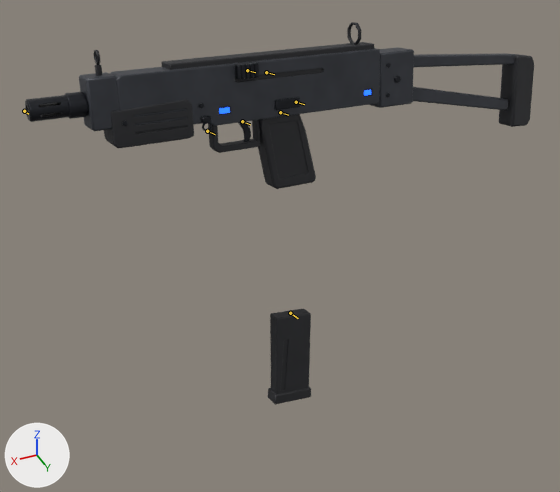
One commit to the Blender file art-source/weapons/Stinger.blend: the scene before it, then after it.
Camera for both pictures: a 50 mm lens placed at (1.42, 3.09, 1.63), pointed at (0.06, 0.13, -0.49). Every picture has the same lights, and +X, +Y and +Z are marked at lower left. The picture after the commit comes second. Both versions are drawn at frame 28 of the action 'Stinger_Reload'; the numbers are the values there. The bones that bend it are drawn over the model as lines.

In view in the first picture: 'Stinger_Barrel', 'Stinger_Grip', 'Stinger_Handguard', 'Stinger_Mag', 'Stinger_Receiver', 'Stinger_Stock' and 7 more.
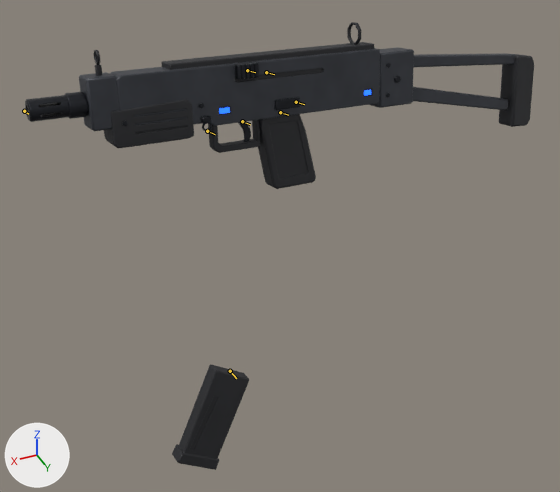
The change, as a list of edits to the scene's bpy script:
```text
Change bone_mag:
    where bone_mag = bpy.data.objects['Stinger_Rig'].pose.bones['Mag']  # child of 'Root'
    bone_mag.location: (0.03, 0.0, -0.805) -> (0.45, 0.15, -0.95)
    bone_mag.rotation_euler: (0.0, -0.105, 0.0) -> (0.0, -0.524, 0.0)  # degrees (0, -6, 0) -> degrees (0, -30, 0)
```

Boxes [x1, y1, x2, y2] around the edits, measured in the pictures (560 x 492 px):
'Stinger_Mag', posed (77% wider, 9% taller): before [268, 309, 311, 405]; after [172, 365, 249, 470]
bone 'Mag', root to tip: before (290, 313) to (298, 318); after (230, 371) to (236, 378)
